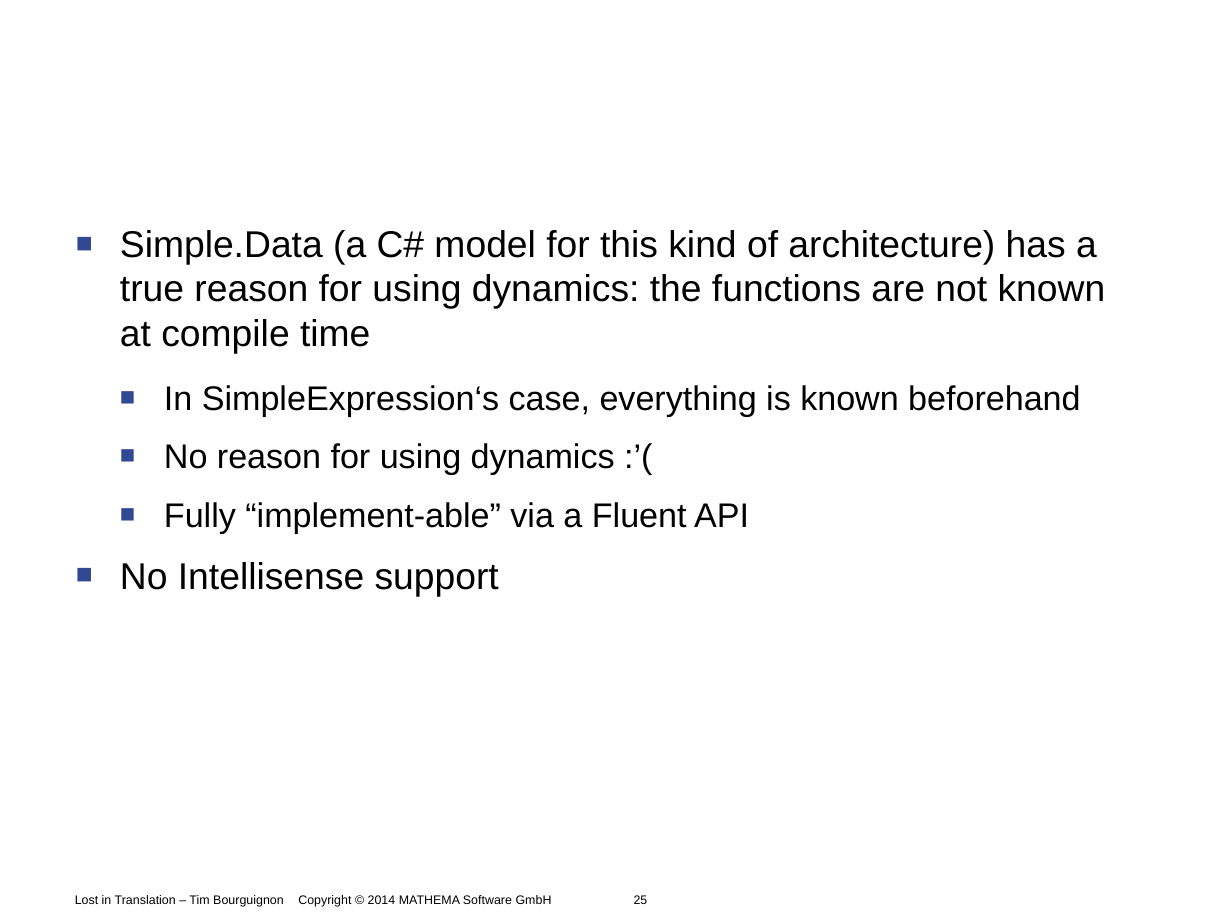
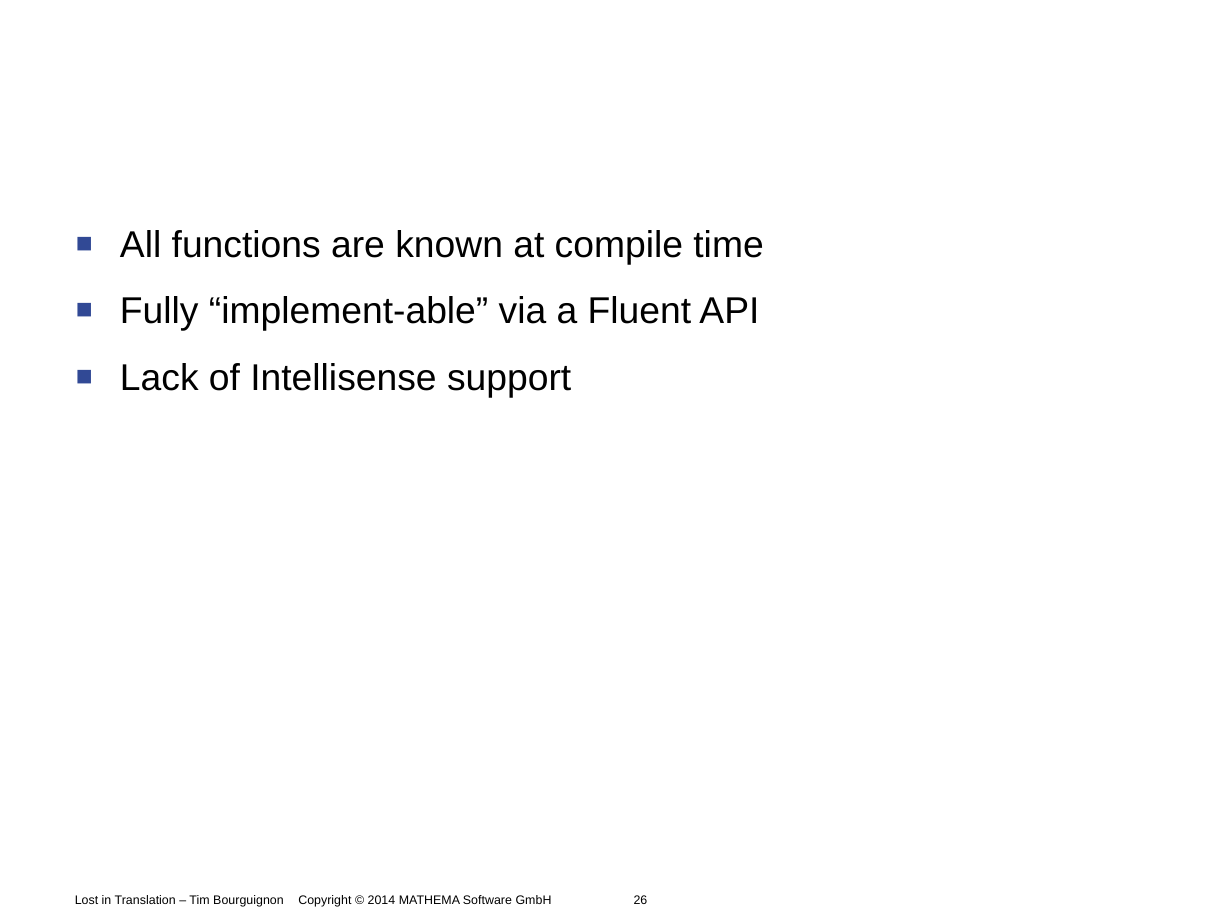
Before and after one commit to Timothep/Talk.LostInTranslation, a slide deck: slide 26 of LostInTranslation.odp (slide 25 before the commit). Drawn at 1232x924 pixels with LibreOffice and Linux fonts; fonts in the diff are those of the drawing; background and template pictures are left out. Boxes give left, top, right and bottom in pixels: in the first picture for what was removed or moved away, otherwise in the second. Text is boxed around its words. In the diff, an @@ line names an element or a change of style, - is before the commit and + after.

```diff
--- a/LostInTranslation.odp
+++ b/LostInTranslation.odp
@@ text at (120, 230, 763, 265): text changed @@
-■ Simple.Data (a C# model for this kind of architecture) has a true reason for using dynamics: the functions are not known at compile time
-  ■ In SimpleExpression‘s case, everything is known beforehand
-  ■ No reason for using dynamics :’(
+■ All functions are known at compile time
@@ text at (120, 296, 759, 331): size 22 to 24 pt in "Fully “implement-able” via a Fluent API"; list level 2 to 1 in "Fully “implement-able” via a Fluent ..." @@
@@ text at (120, 363, 571, 398): text changed @@
-■ No Intellisense support
+■ Lack of Intellisense support
```
Also in this commit, not shown: 9 other slides changed, 1 slide added.
